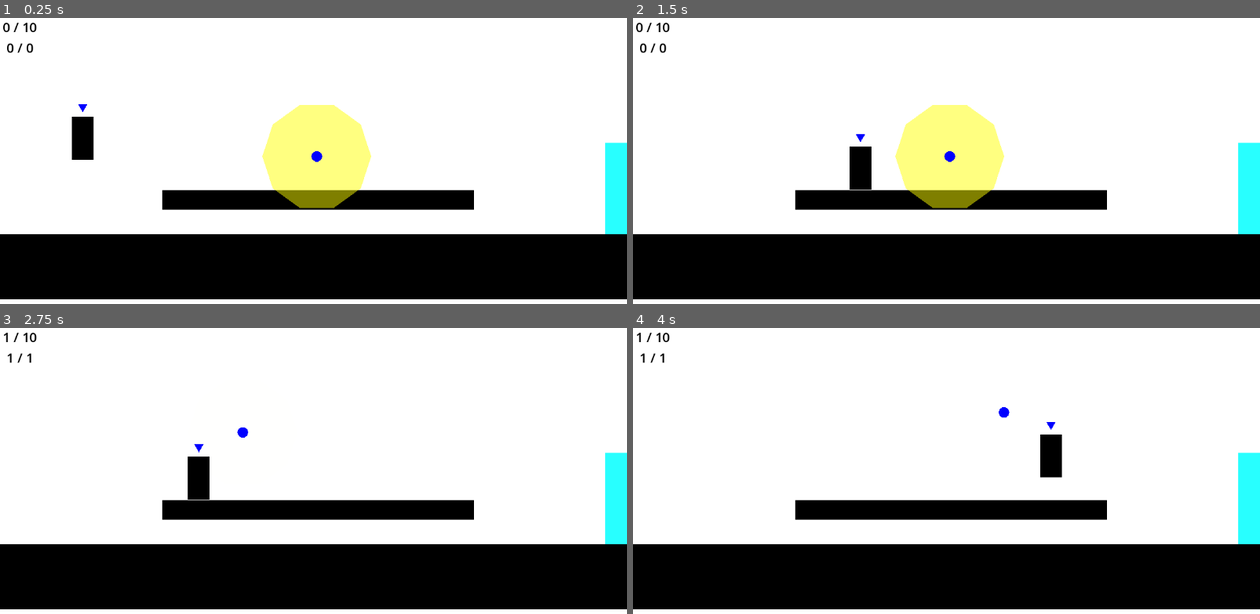
Above: before the commit, frames 1-4 (two rows, left to right).
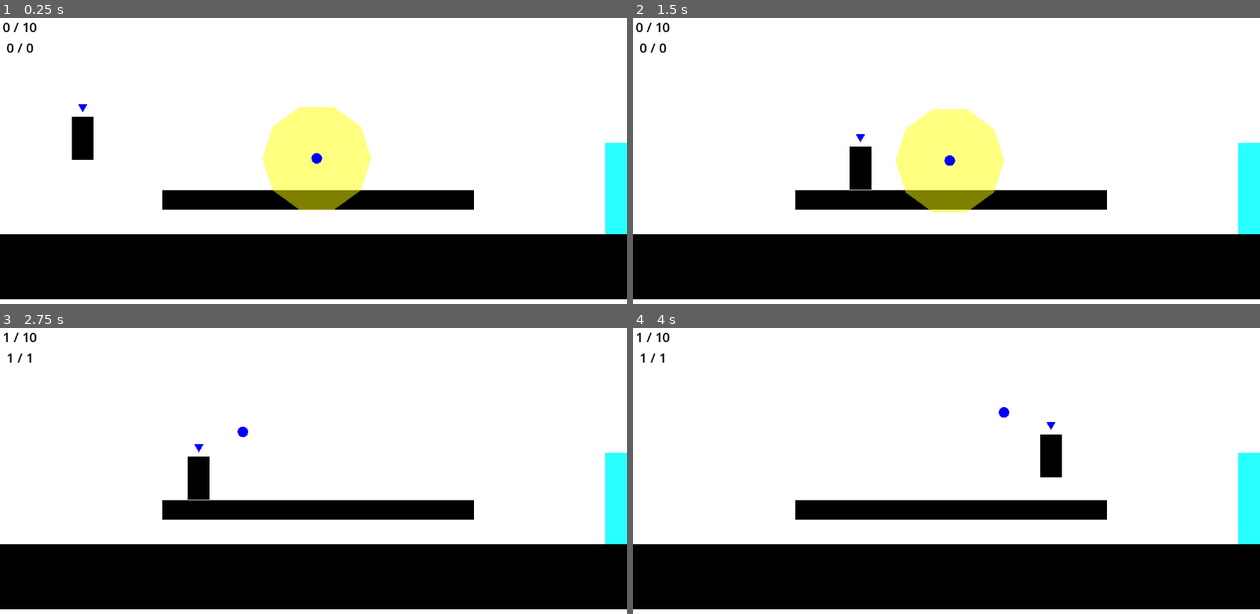
Above: after the commit, the same moments.

Repository: BaconEggsRL/ld56
Game: Godot game, scene res://game.tscn
Same seed, same stepped clock (60 frames per second), same inputs: the game is played once before the commit and once after it.
Inputs (mouse positions are in pixels of both pictures, inside the frame that each line leads up to):
- Up to frame 1 (0.25 s): no input
- Up to frame 2 (1.5 s): move the mouse to (1084, 175) at 0.52 s; hold Right (ui_right) from 0.53 s (still down); tap Ctrl (change_control) at 0.6 s; tap Space (jump) at 0.77 s; move the mouse to (821, 212) at 1.27 s; tap Shift (charge_throw) at 1.35 s
- Up to frame 3 (2.75 s): tap Space (jump) at 1.52 s; move the mouse to (376, 425) at 2.02 s; release Right (ui_right) at 2.03 s; hold Left (ui_left) from 2.03 s (still down); tap E (interact) at 2.1 s
- Up to frame 4 (4 s): move the mouse to (915, 573) at 2.77 s; release Left (ui_left) at 2.78 s; hold Right (ui_right) from 2.78 s (still down); right-click (915, 573) at 2.85 s; tap Space (jump) at 3.02, 3.77 s; move the mouse to (1134, 556) at 3.52 s; tap Tab (switch_actor) at 3.6 s

The runs differ from the first frame. In frame 1, 0.4% of the frame differs, in the area x 41-60%, y 30-68%; in frame 2, 0.6%; in frame 3, less than 0.1%; in frame 4, nothing differs.

Commit message:
added float animation

Diff:
--- a/entities/friend.gd
+++ b/entities/friend.gd
@@ -5,6 +5,14 @@
 var JUMP_VELOCITY = -400.0
 var FOLLOW_SPEED = 4.0
 var AURA_LERP_SPEED = 4.0
+
+
+# float animation
+var float_time : float = 0
+var default_pos = Vector2(0,0)
+
+var amplitude : float = 10
+var frequency : float = 1.5
 
 
 # interactables
@@ -156,6 +164,8 @@
 
 func _ready() -> void:
 
+	self.default_pos = self.global_position
+
 	self.SPEED = player.SPEED
 	self.JUMP_VELOCITY = player.JUMP_VELOCITY
 	self.collect_aura.color = COLOR_COLLECTABLE
@@ -295,6 +305,10 @@
 				else:
 					move_and_slide()
 
+	else: # not collected
+		# print("not_collected")
+		float_time += delta * frequency
+		self.set_position(default_pos + Vector2(0, sin(float_time) * amplitude))
 
 
 
Not shown, changed: goals.txt
